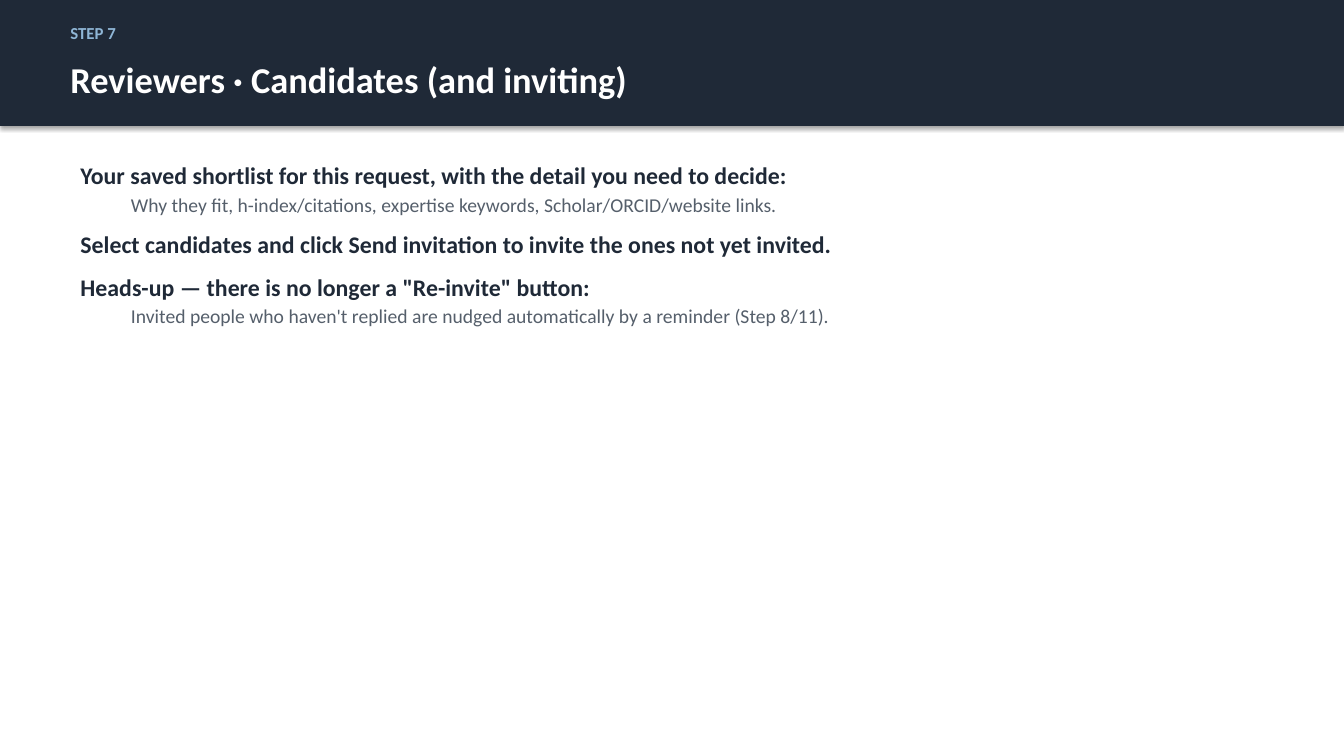
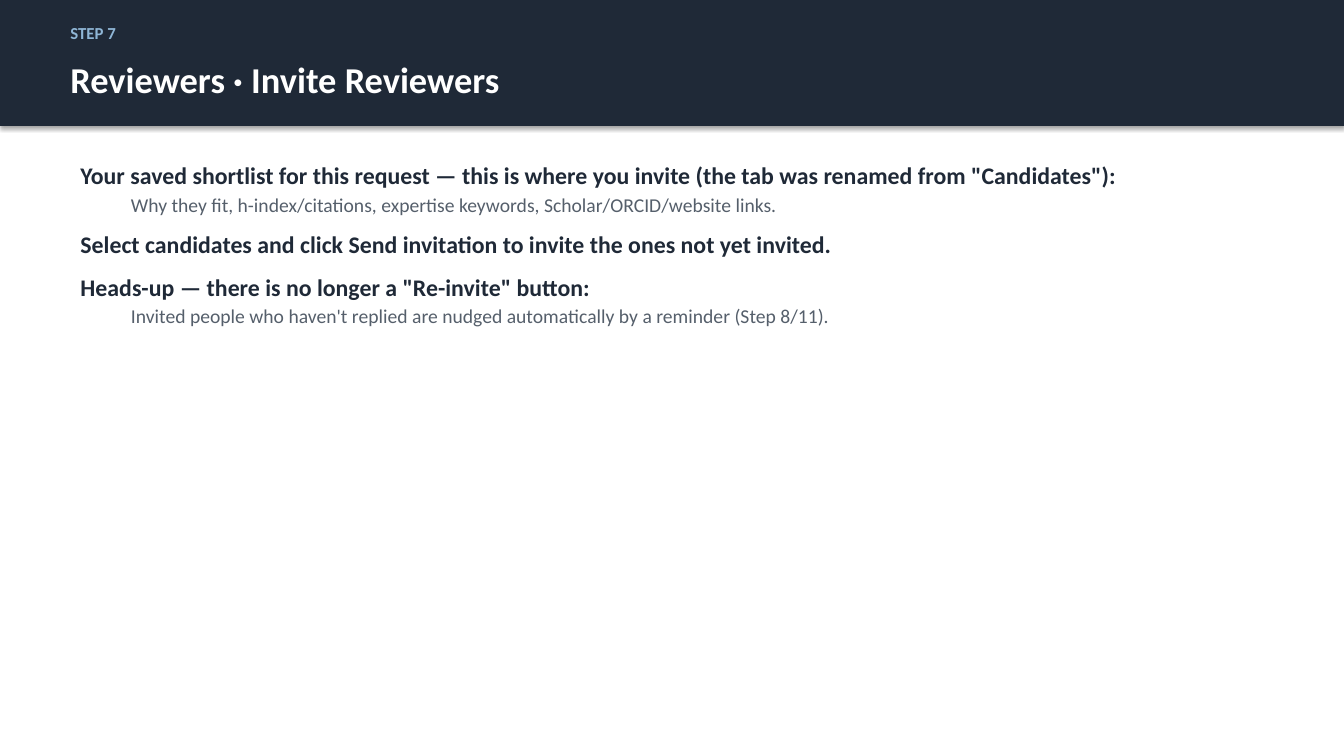
Before and after one commit to justingallivan/wmkf-research-apps, a slide deck: slide 16 of docs/onboarding/Workbench_Onboarding_PD.pptx. Drawn at 1344x756 pixels with LibreOffice and Linux fonts; fonts in the diff are those of the drawing. Boxes give left, top, right and bottom in pixels: in the first picture for what was removed or moved away, otherwise in the second. Text is boxed around its words. In the diff, an @@ line names an element or a change of style, - is before the commit and + after.

```diff
--- a/docs/onboarding/Workbench_Onboarding_PD.pptx
+++ b/docs/onboarding/Workbench_Onboarding_PD.pptx
@@ text at bbox=[70, 67, 500, 94]: text changed @@
-Reviewers · Candidates (and inviting)
+Reviewers · Invite Reviewers
@@ text at bbox=[80, 166, 1115, 188]: text changed @@
-Your saved shortlist for this request, with the detail you need to decide:
+Your saved shortlist for this request — this is where you invite (the tab was renamed from "Candidates"):
```
Also in this commit, not shown: 6 other slides changed, 3 other files.
